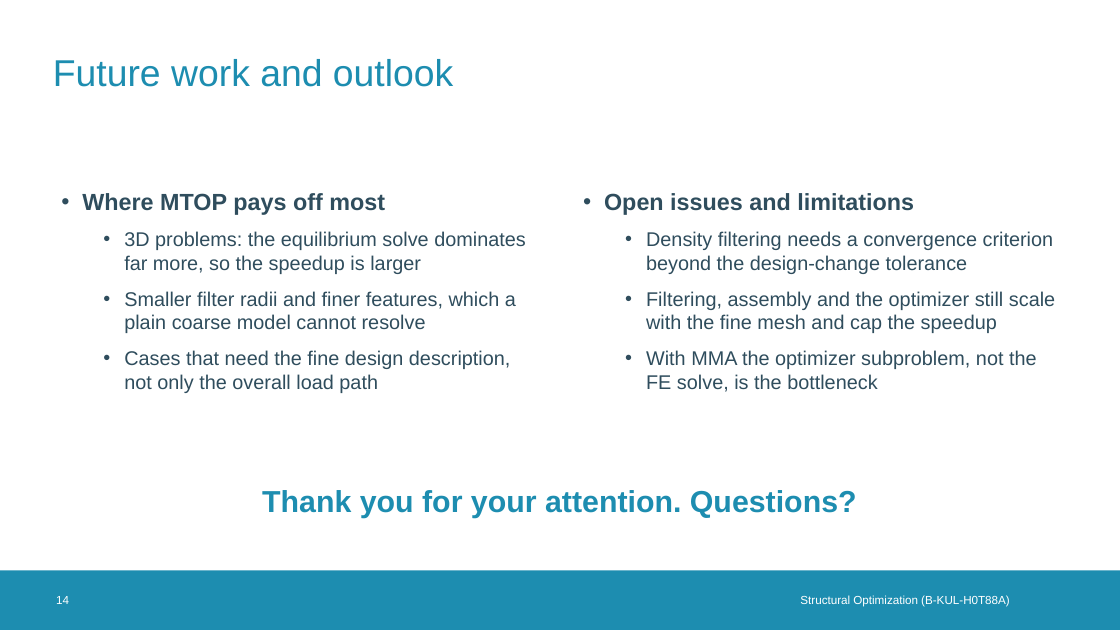
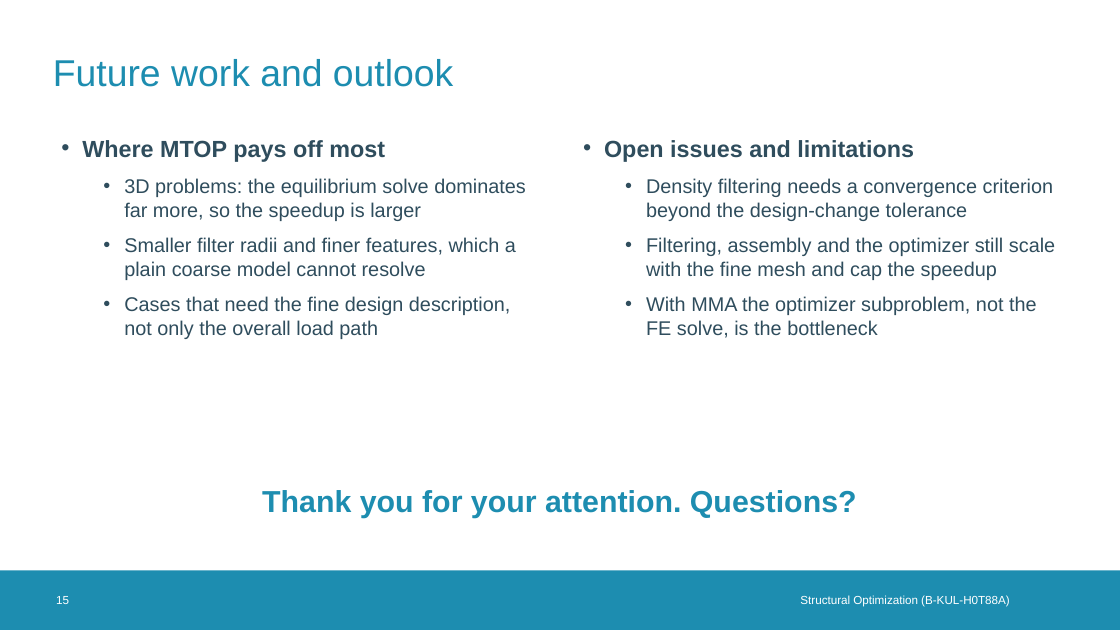
Before and after one commit to maAuSe/Structural-Optimization-LUKASTIEBERT, a slide deck: slide 15 of MTOP_presentation.pptx (slide 14 before the commit). Drawn at 1120x630 pixels with LibreOffice and Linux fonts; fonts in the diff are those of the drawing; background and template pictures are left out. Boxes give left, top, right and bottom in pixels: in the first picture for what was removed or moved away, otherwise in the second. Text is boxed around its words. In the diff, an @@ line names an element or a change of style, - is before the commit and + after.

```diff
--- a/MTOP_presentation.pptx
+++ b/MTOP_presentation.pptx
@@ text "Where MTOP pays off most" at <box>82,140,526,339</box>: vertical alignment middle to top @@
@@ text "Open issues and limitations" at <box>604,140,1055,338</box>: vertical alignment middle to top @@
@@ text at <box>56,596,69,604</box>: text changed @@
-14
+15
```
Also in this commit, not shown: 1 slide added, 2 other files.
